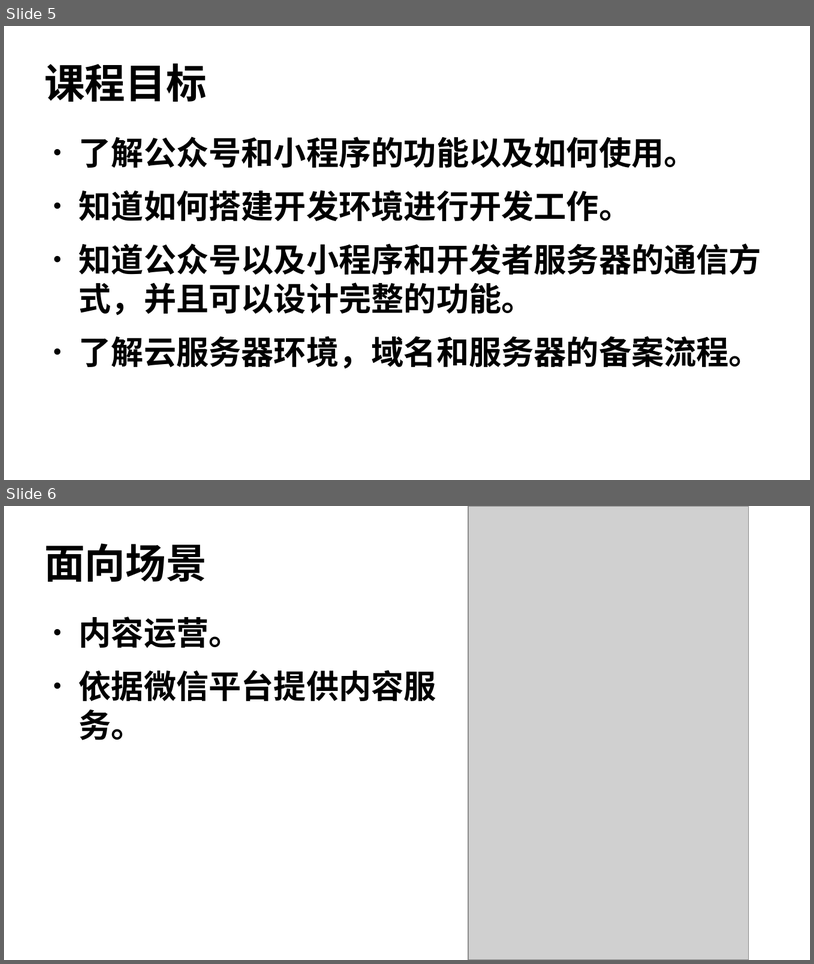
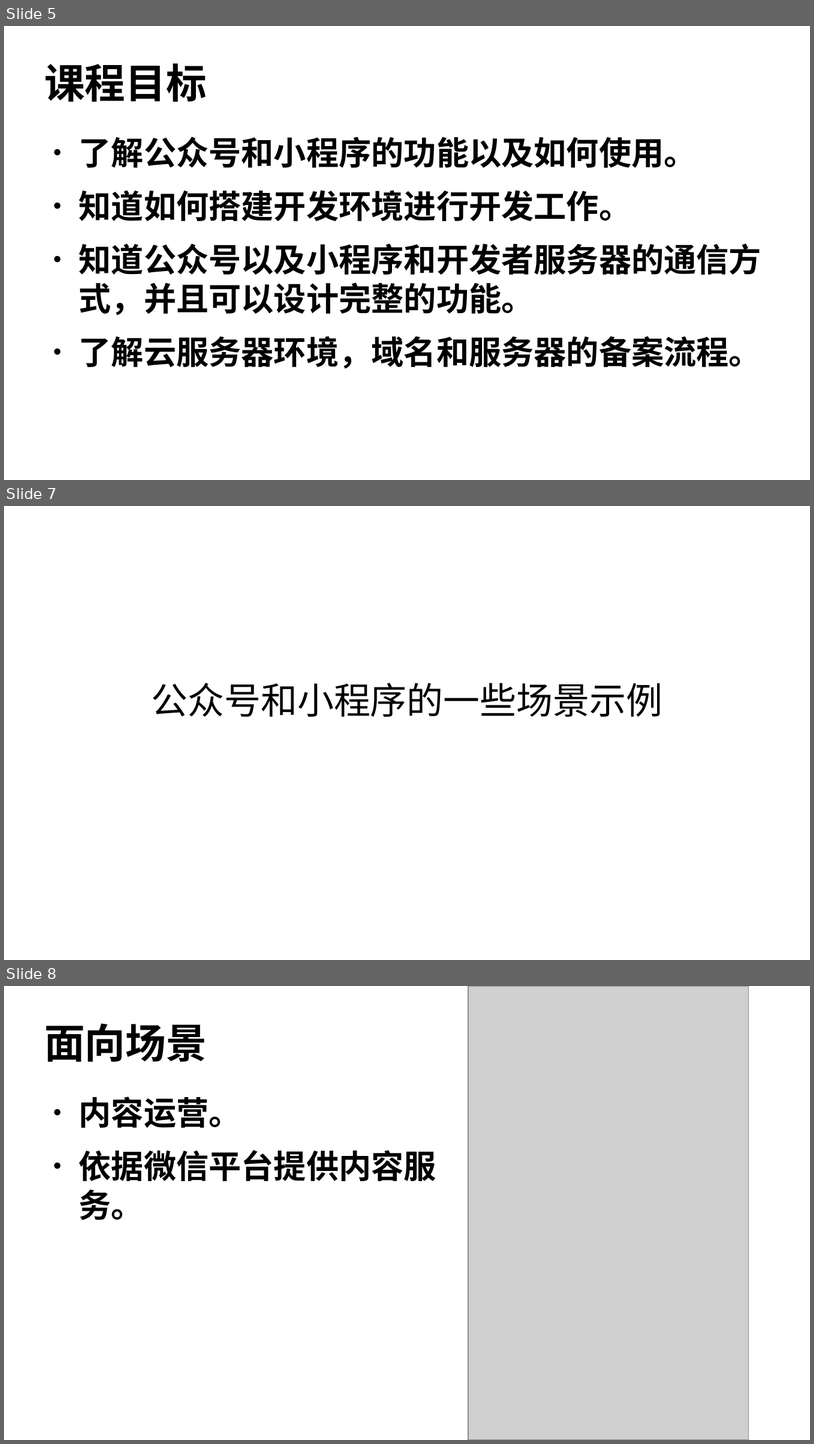
Before and after one commit to edu2act/course-wechat-and-miniprogram, a slide deck: materials/ch01/ch01_1-课程简介.odp. Shown one above the other, each under a label of ours: slides 5 and 6 before the commit, slides 5, 7 and 8 after it; the slides between them are not shown. The pictures are 814x964 and 814x1444 pixels, drawn with LibreOffice and Linux fonts; fonts in the diff are those of the drawing; grey boxes stand for pictures. Boxes give left, top, right and bottom in pixels: in the first picture for what was removed or moved away, otherwise in the second. Text is boxed around its words. In the diff, an @@ line names an element or a change of style, - is before the commit and + after.

```diff
--- a/materials/ch01/ch01_1-课程简介.odp
+++ b/materials/ch01/ch01_1-课程简介.odp
@@ slide 7 added at bbox=[4, 506, 810, 960], background #FFFFFF @@
@@ text added at bbox=[151, 682, 663, 717], 36 pt, text #000000 @@
+公众号和小程序的一些场景示例
@@ what was slide 6 is now slide 8 @@
```
Also in this commit, not shown: 1 other slide added, 2 other files.
